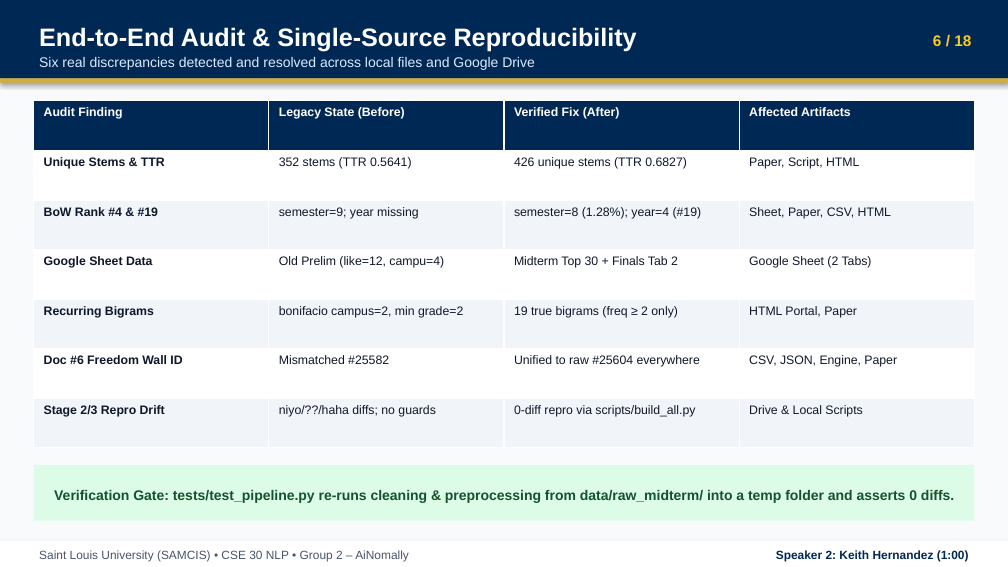
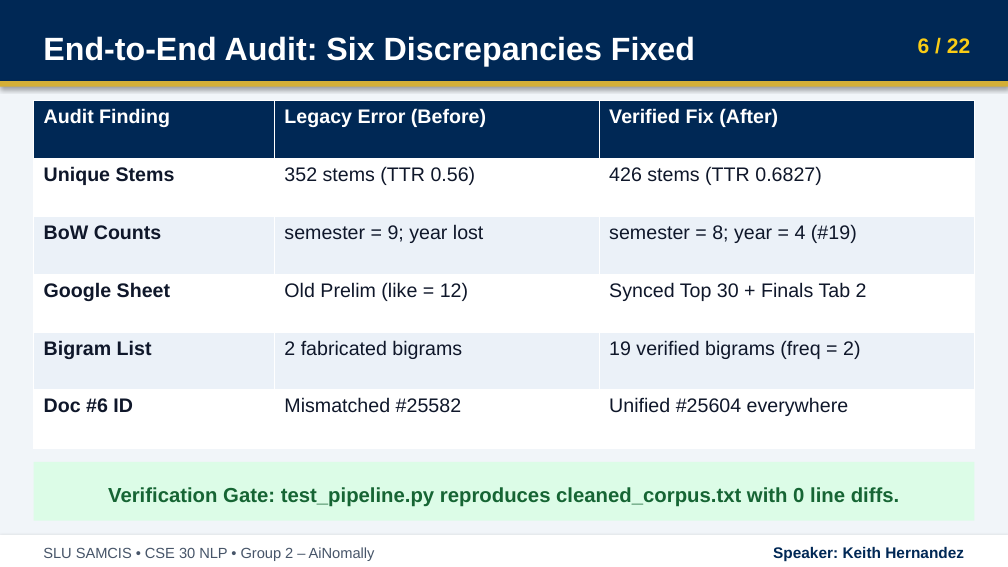
Before and after one commit to ChazeRodriguez/slu-egovernance-chatbot-car-lexicon, a slide deck: slide 6 of presentation/Group2_AiNomally_CSE30_Deck.pptx. Drawn at 1008x567 pixels with LibreOffice and Linux fonts; fonts in the diff are those of the drawing. Boxes give left, top, right and bottom in pixels: in the first picture for what was removed or moved away, otherwise in the second. Text is boxed around its words. In the diff, an @@ line names an element or a change of style, - is before the commit and + after.

```diff
--- a/presentation/Group2_AiNomally_CSE30_Deck.pptx
+++ b/presentation/Group2_AiNomally_CSE30_Deck.pptx
@@ background #F8FAFC to #F1F5F9 @@
@@ text "End-to-End Audit: Six Discrepancies Fixed" at <box>43,36,695,66</box>: vertical alignment top to middle @@
@@ text removed at <box>39,57,535,70</box> @@
-Six real discrepancies detected and resolved across local files and Google Drive
@@ text at <box>43,36,695,66</box>: text changed; size 18 to 23 pt @@
-End-to-End Audit & Single-Source Reproducibility
+End-to-End Audit: Six Discrepancies Fixed
@@ text at <box>918,38,970,54</box>: text changed; size 11 to 15 pt @@
-6 / 18
+6 / 22
@@ rectangle: place and size @@
-rectangle at <box>0,79,1008,83</box>
+rectangle at <box>0,82,1008,88</box>
@@ table at <box>33,101,974,448</box> @@
-Audit Finding | Legacy State (Before) | Verified Fix (After) | Affected Artifacts
-Unique Stems & TTR | 352 stems (TTR 0.5641) | 426 unique stems (TTR 0.6827) | Paper, Script, HTML
-BoW Rank #4 & #19 | semester=9; year missing | semester=8 (1.28%); year=4 (#19) | Sheet, Paper, CSV, HTML
-Google Sheet Data | Old Prelim (like=12, campu=4) | Midterm Top 30 + Finals Tab 2 | Google Sheet (2 Tabs)
-Recurring Bigrams | bonifacio campus=2, min grade=2 | 19 true bigrams (freq ≥ 2 only) | HTML Portal, Paper
-Doc #6 Freedom Wall ID | Mismatched #25582 | Unified to raw #25604 everywhere | CSV, JSON, Engine, Paper
-Stage 2/3 Repro Drift | niyo/??/haha diffs; no guards | 0-diff repro via scripts/build_all.py | Drive & Local Scripts
+Audit Finding | Legacy Error (Before) | Verified Fix (After)
+Unique Stems | 352 stems (TTR 0.56) | 426 stems (TTR 0.6827)
+BoW Counts | semester = 9; year lost | semester = 8; year = 4 (#19)
+Google Sheet | Old Prelim (like = 12) | Synced Top 30 + Finals Tab 2
+Bigram List | 2 fabricated bigrams | 19 verified bigrams (freq = 2)
+Doc #6 ID | Mismatched #25582 | Unified #25604 everywhere
@@ text in rectangle at <box>108,487,899,507</box>: text changed; size 10 to 14.5 pt; text colour #14532D to #166534 @@
-Verification Gate: tests/test_pipeline.py re-runs cleaning & preprocessing from data/raw_midterm/ into a temp folder and asserts 0 diffs.
+Verification Gate: test_pipeline.py reproduces cleaned_corpus.txt with 0 line diffs.
@@ rectangle: place and size @@
-rectangle at <box>0,540,1008,566</box>
+rectangle at <box>0,535,1008,567</box>
@@ text at <box>43,547,375,561</box>: text changed; size 8.5 to 10.5 pt @@
-Saint Louis University (SAMCIS) • CSE 30 NLP • Group 2 – AiNomally
+SLU SAMCIS • CSE 30 NLP • Group 2 – AiNomally
@@ text at <box>773,547,964,562</box>: text changed; size 8.5 to 11 pt @@
-Speaker 2: Keith Hernandez (1:00)
+Speaker: Keith Hernandez
```
Also in this commit, not shown: 15 other slides changed, 6 slides added, 2 slides removed, 8 other files.
